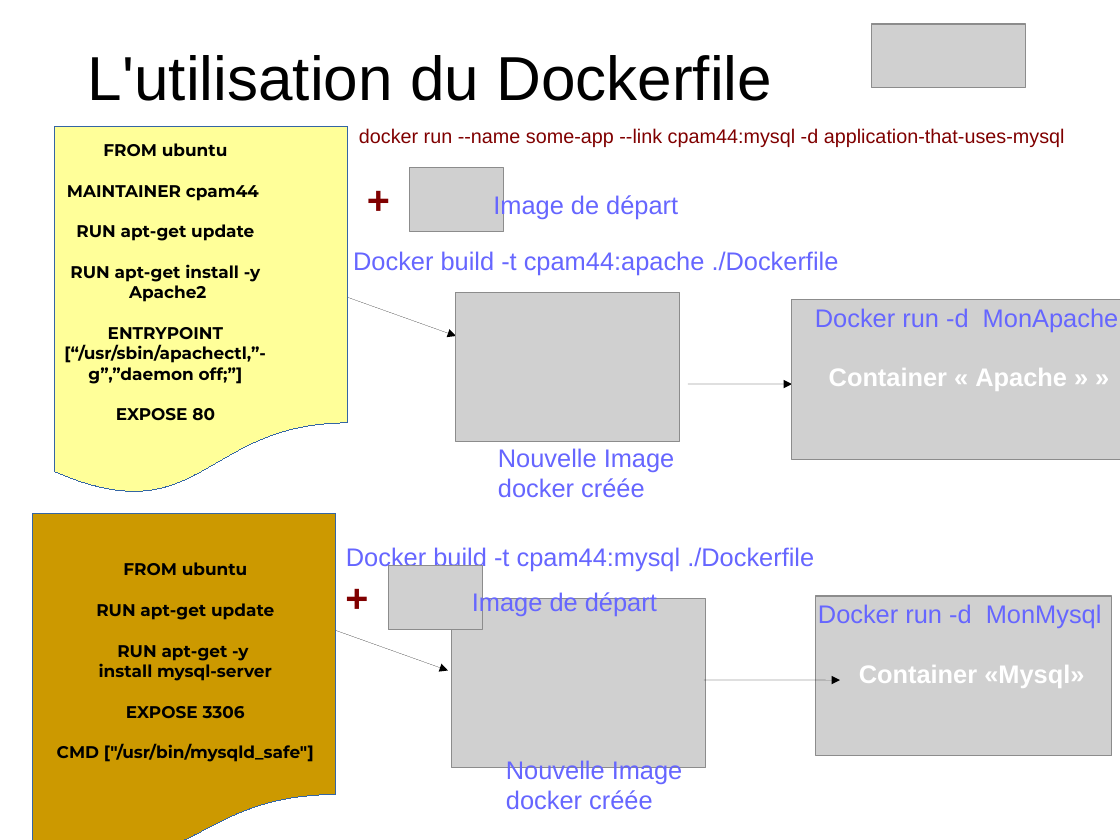
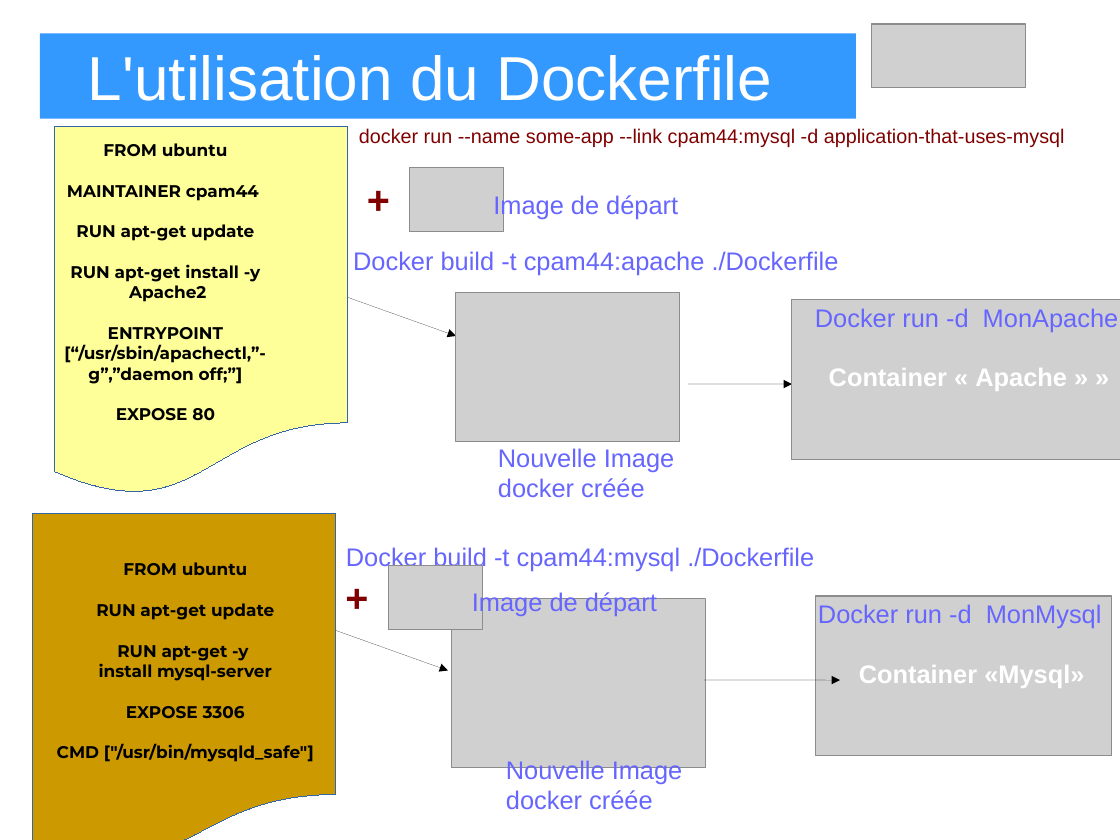
Before and after one commit to heylve/current, a slide deck: slide 9 of Rencontre_devs/docker_dev_conf_20_11_2017.odp. Drawn at 1120x840 pixels with LibreOffice and Linux fonts; fonts in the diff are those of the drawing; grey boxes stand for pictures. Boxes give left, top, right and bottom in pixels: in the first picture for what was removed or moved away, otherwise in the second. Text is boxed around its words. In the diff, an @@ line names an element or a change of style, - is before the commit and + after.

Commit message:
pres docker and agile

```diff
--- a/Rencontre_devs/docker_dev_conf_20_11_2017.odp
+++ b/Rencontre_devs/docker_dev_conf_20_11_2017.odp
@@ title "L'utilisation du Dockerfile" resized from (x1=88, y1=55, x2=772, y2=101) to (x1=40, y1=34, x2=856, y2=119) @@
@@ title "L'utilisation du Dockerfile" at (x1=40, y1=34, x2=856, y2=119): text colour #000000 to #FFFFFF; fill none to #3399FF @@
```
Also in this commit, not shown: 16 other slides changed, 1 slide added, 1 slide removed.
